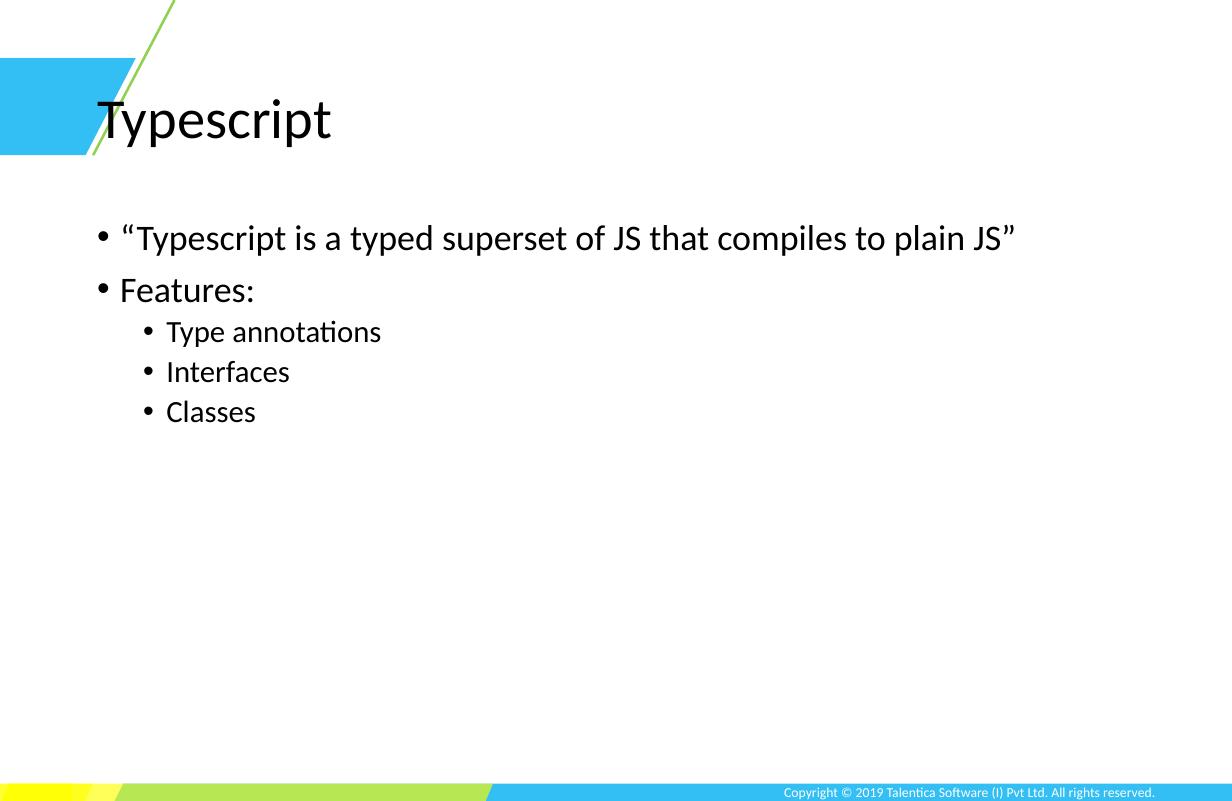
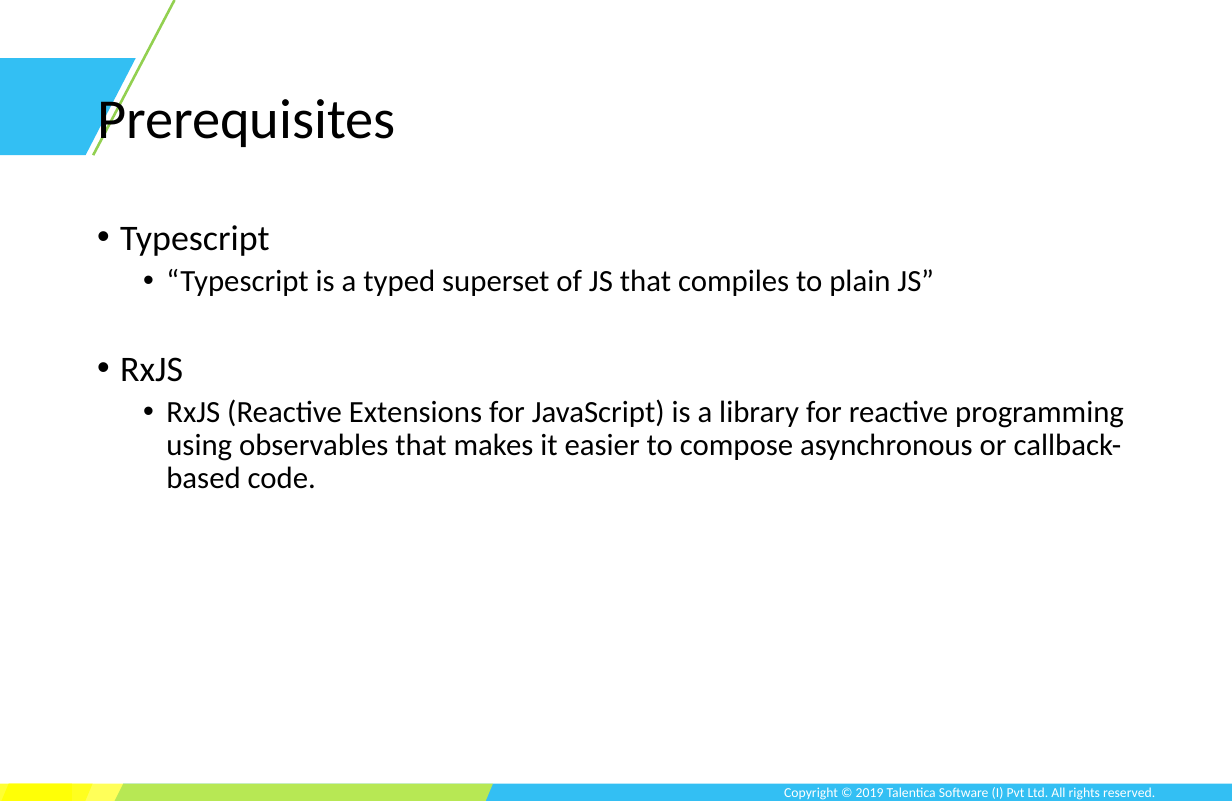
Before and after one commit to TusharRajGupt/angular-demo, a slide deck: slide 6 of session-1/Session 1.pptx. Drawn at 1232x801 pixels with LibreOffice and Linux fonts; fonts in the diff are those of the drawing; background and template pictures are left out. Boxes give left, top, right and bottom in pixels: in the first picture for what was removed or moved away, otherwise in the second. Text is boxed around its words. In the diff, an @@ line names an element or a change of style, - is before the commit and + after.

Commit message:
presentations updated

```diff
--- a/session-1/Session 1.pptx
+++ b/session-1/Session 1.pptx
@@ title at box(97, 91, 396, 150): text changed @@
-Typescript
+Prerequisites
@@ text at box(120, 225, 270, 256): paragraph added @@
+• Typescript
@@ text at box(166, 269, 934, 296): size 21 to 18 pt in "“Typescript is a typed superset of JS ..."; list level 1 to 2 in "“Typescript is a typed superset ..." @@
@@ text at box(120, 357, 1124, 489): text changed @@
-• Features:
-  • Type annotations
-  • Interfaces
-  • Classes
+• RxJS
+  • RxJS (Reactive Extensions for JavaScript) is a library for reactive programming using observables that makes it easier to compose asynchronous or callback-based code.
```
Also in this commit, not shown: 4 other slides changed, 1 slide added, 1 other file.
